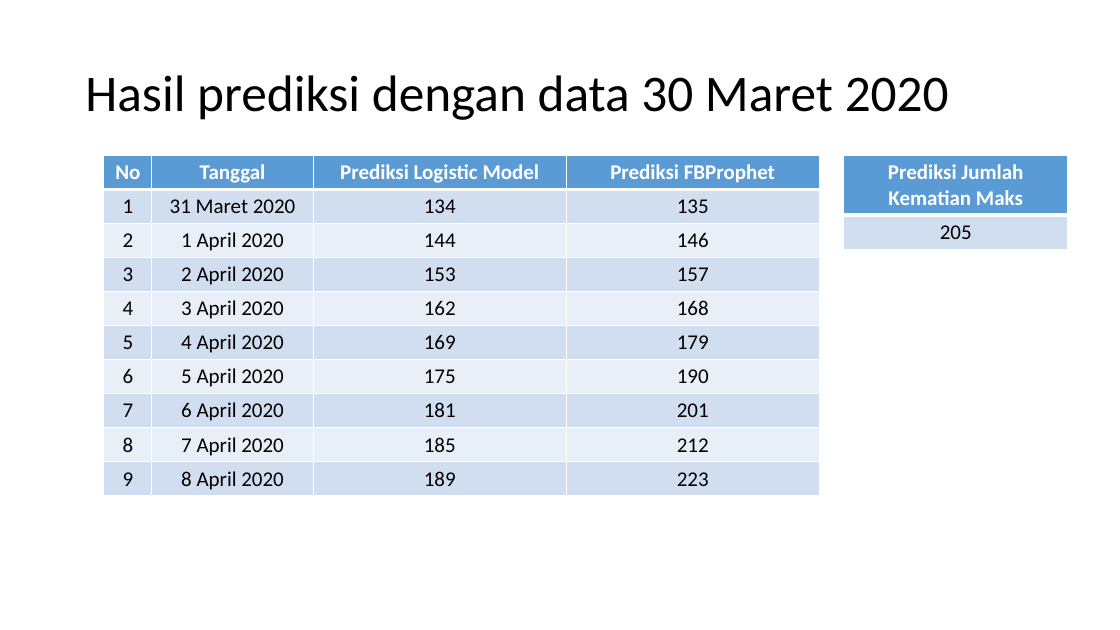
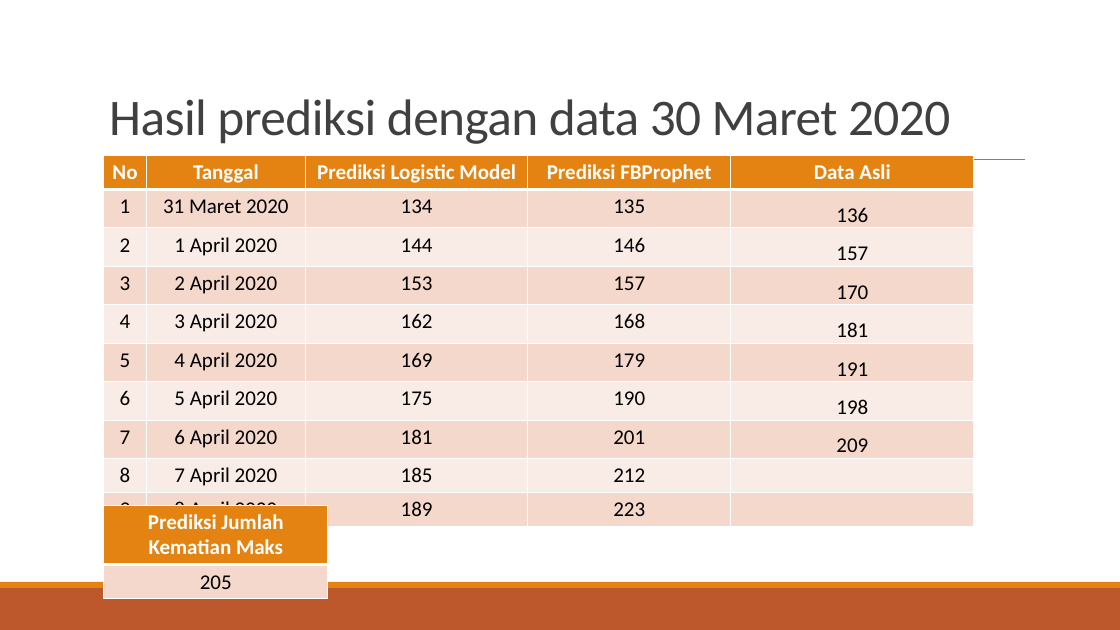
Before and after one commit to andreasnovian/IF5175-ADB-Covid19, a slide deck: slide 10 of PPT-ADB-23518002-Predicting Covid19 death cases in Indonesia.pptx. Drawn at 1120x630 pixels with LibreOffice and Linux fonts; fonts in the diff are those of the drawing. Boxes give left, top, right and bottom in pixels: in the first picture for what was removed or moved away, otherwise in the second. Text is boxed around its words. In the diff, an @@ line names an element or a change of style, - is before the commit and + after.

```diff
--- a/PPT-ADB-23518002-Predicting Covid19 death cases in Indonesia.pptx
+++ b/PPT-ADB-23518002-Predicting Covid19 death cases in Indonesia.pptx
@@ title "Hasil prediksi dengan data 30 ...": place and size @@
-title "Hasil prediksi dengan data 30 ..." at [85,75,949,120]
+title "Hasil prediksi dengan data 30 ..." at [109,99,950,144]
@@ title "Hasil prediksi dengan data 30 ..." at [109,99,950,144]: text colour #000000 to #404040, letter spacing 0 to -0.5 pt; line spacing 0.9 to 0.85; vertical alignment middle to bottom @@
@@ table at [104,155,974,527] @@
+column 5: Data Asli | 136 | 157 | 170 | 181 | 191 | 198 | 209 |  | 
@@ table: place and size @@
-table at [104,155,819,497]
+table at [104,155,974,527]
@@ line added from (110, 160) to (1026, 160), #808080 0.5 pt @@
@@ table at [104,505,328,598] @@
@@ fill #5B9BD5 to #E48312 in row 1, column 1 @@
@@ fill #D2DEEF to #F5D9CC in row 2, column 1 @@
@@ table: place and size @@
-table at [844,155,1068,249]
+table at [104,505,328,598]
@@ rectangle added at [0,588,1120,630], fill #BD582C @@
@@ rectangle added at [0,582,1120,588], fill #E48312 @@
```
Also in this commit, not shown: 10 other slides changed, 3 slides added, 1 slide removed, 1 other file.
